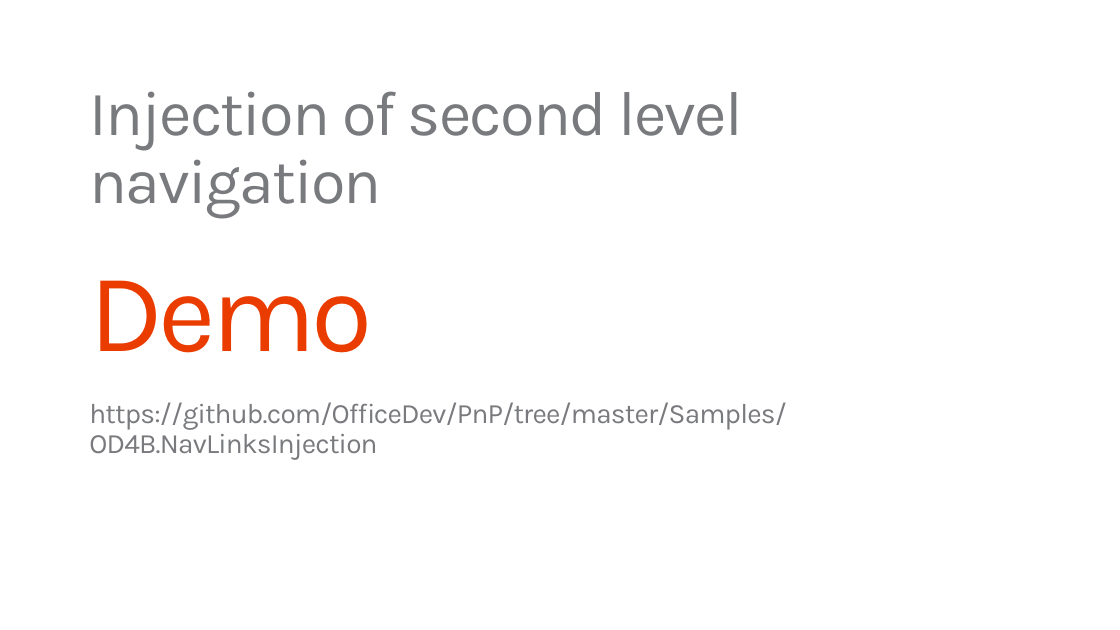
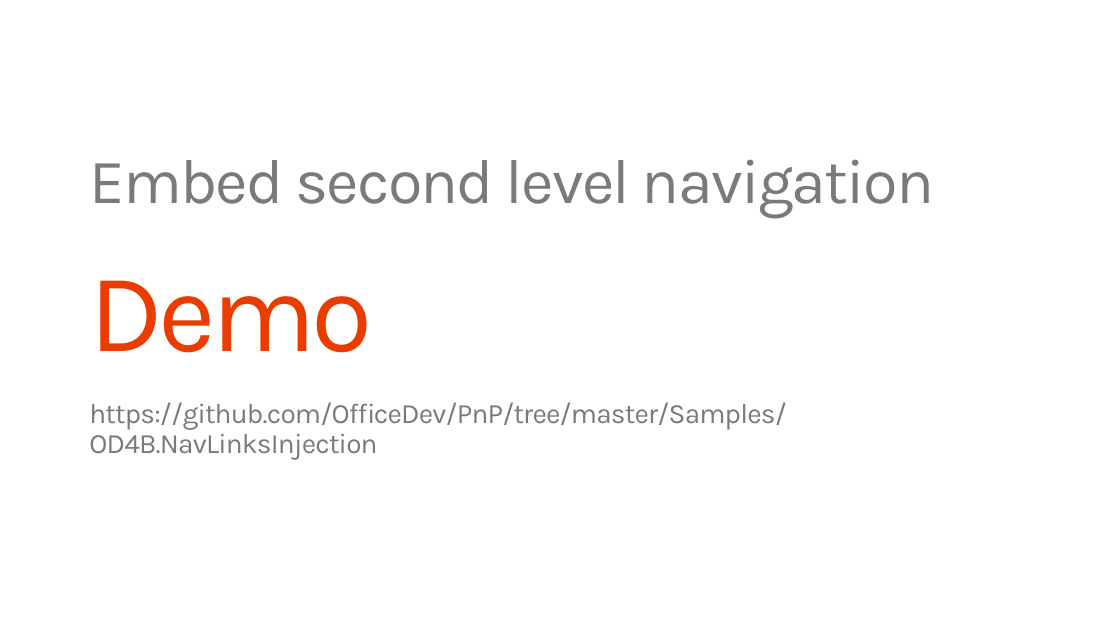
Before and after one commit to fabbbiob/TrainingContent, a slide deck: slide 10 of O3658/04 Building UX components with app model/4_UXComponents.pptx. Drawn at 1120x630 pixels with LibreOffice and Linux fonts; fonts in the diff are those of the drawing; background and template pictures are left out. Boxes give left, top, right and bottom in pixels: in the first picture for what was removed or moved away, otherwise in the second. Text is boxed around its words. In the diff, an @@ line names an element or a change of style, - is before the commit and + after.

Commit message:
Lab fixes, updates on decks and readme files on the JS embedding naming change

```diff
--- a/O3658/04 Building UX components with app model/4_UXComponents.pptx
+++ b/O3658/04 Building UX components with app model/4_UXComponents.pptx
@@ text at [89, 159, 935, 218]: text changed @@
-Injection of second level navigation
+Embed second level navigation
```
Also in this commit, not shown: 6 other slides changed, 4 other files.
